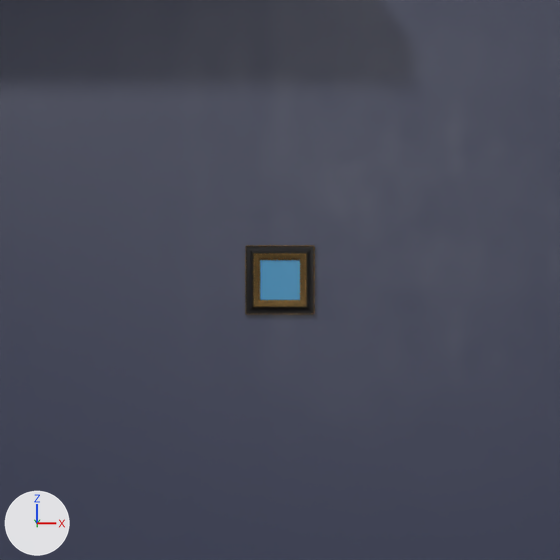
What one commit did to the Blender file art-viz.blend.
Before and after are seen from the file's camera 'Camera'. Arrows for +X, +Y and +Z are at lower left; the lights stay in place.

The older version as bpy lines, for what is in view:
```python
me_cube = bpy.data.meshes.new('Cube')
me_cube.from_pydata(...)  # a box spanning x -1.0..1.0, y -1.0..1.0, z 0.01..1.0
me_cube.materials.append(mat_canvasmat)  # blue #4397c5
me_cube_001 = bpy.data.meshes.new('Cube.001')
me_cube_001.from_pydata(...)  # 4 vertices, 1 face; spans x -7.05..7.05, y -7.05..7.05, z 0.0
me_cube_001.materials.append(mat_wall)
me_plane_001 = bpy.data.meshes.new('Plane.001')
me_plane_001.from_pydata(...)  # 98 vertices, 88 faces; spans x -1.72..1.72, y -1.72..1.72, z -0.07..0.29
me_plane_001.polygons.foreach_set('use_smooth', [True] * 88)
# faces by material slot: [29, 59]
me_plane_001.materials.append(mat_framemetalblack)
me_plane_001.materials.append(mat_framemetalgold)
ob_canvas = bpy.data.objects.new('Canvas', me_cube)
ob_canvas.location = (0.0, 4.65, 2.14)
ob_canvas.rotation_euler = (1.571, 0.0, 0.0)  # degrees (90, 0, 0)
ob_canvas.scale = (1.0, 1.0, 0.1)
ob_curvedframe01goldmetal = bpy.data.objects.new('CurvedFrame01GoldMetal', me_plane_001)
ob_curvedframe01goldmetal.location = (0.0, 4.65, 2.14)
ob_curvedframe01goldmetal.rotation_euler = (1.571, 0.0, 0.0)  # degrees (90, 0, 0)
_m = ob_curvedframe01goldmetal.modifiers.new('Subdivision', 'SUBSURF')
_m.render_levels = 1
ob_wall = bpy.data.objects.new('Wall', me_cube_001)
ob_wall.location = (0.0, 4.65, 2.14)
ob_wall.rotation_euler = (1.571, 0.0, 0.0)  # degrees (90, 0, 0)
ob_wall.scale = (2.49, 2.31, 0.249)
```
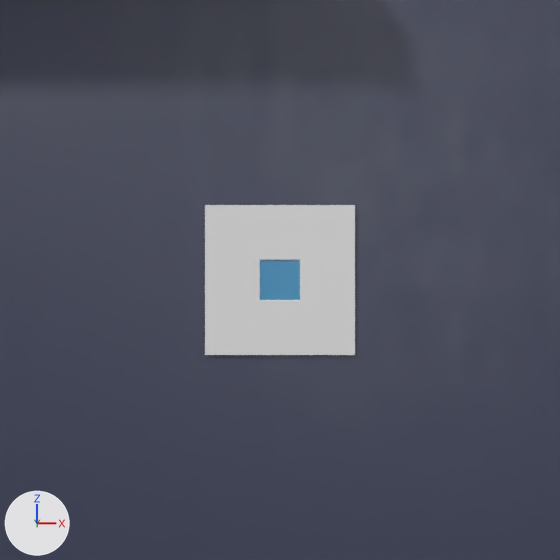
Pixel boxes (x1, y1, x2, y2) of what changed, in the pictures (560 x 560 px):
'Mat', added
    after: (205, 205, 355, 355)
'CurvedFrame01GoldMetal', hidden
    before: (245, 245, 315, 315)

The change, as a list of edits to the scene's bpy script:
```text
Add mat_paper:
    mat_paper = principled_material('Paper')
    mat_paper.base_color = (0.8, 0.8, 0.8)  # white #e7e7e7
Add me_plane:
    me_plane.from_pydata([(-3.73, -3.73, 0.0), (3.73, -3.73, 0.0), (-3.73, 3.73, 0.0), (3.73, 3.73, 0.0), (-0.99, 0.99, -0.06), (-0.99, -0.99, -0.06), (0.99, -0.99, -0.06), (0.99, 0.99, -0.06), (-1.02, 1.02, 0.0), (-1.02, -1.02, 0.0), (1.02, -1.02, 0.0), (1.02, 1.02, 0.0)], [], [(9, 8, 2, 0), (11, 10, 1, 3), (8, 11, 3, 2), (10, 9, 0, 1), (5, 4, 8, 9), (6, 5, 9, 10), (7, 6, 10, 11), (4, 7, 11, 8)])
    me_plane.materials.append(mat_paper)  # white #e7e7e7
Change ob_curvedframe01goldmetal:
    add ob_curvedframe01goldmetal.hide_render = True
Add ob_mat:
    ob_mat = bpy.data.objects.new('Mat', me_plane)
    ob_mat.location = (0.0, 4.49, 2.14)
    ob_mat.rotation_euler = (1.571, 0.0, 0.0)  # degrees (90, 0, 0)
```
